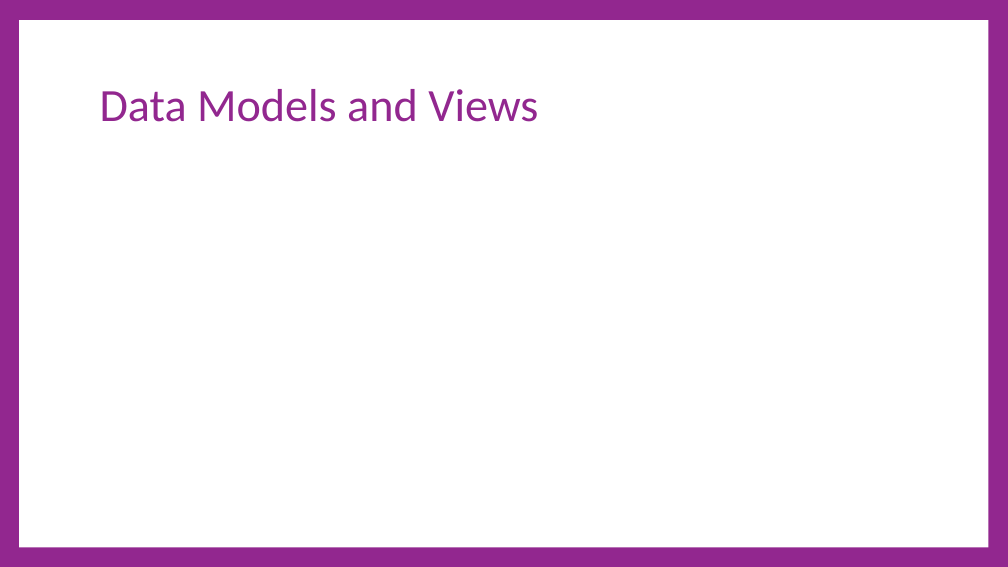
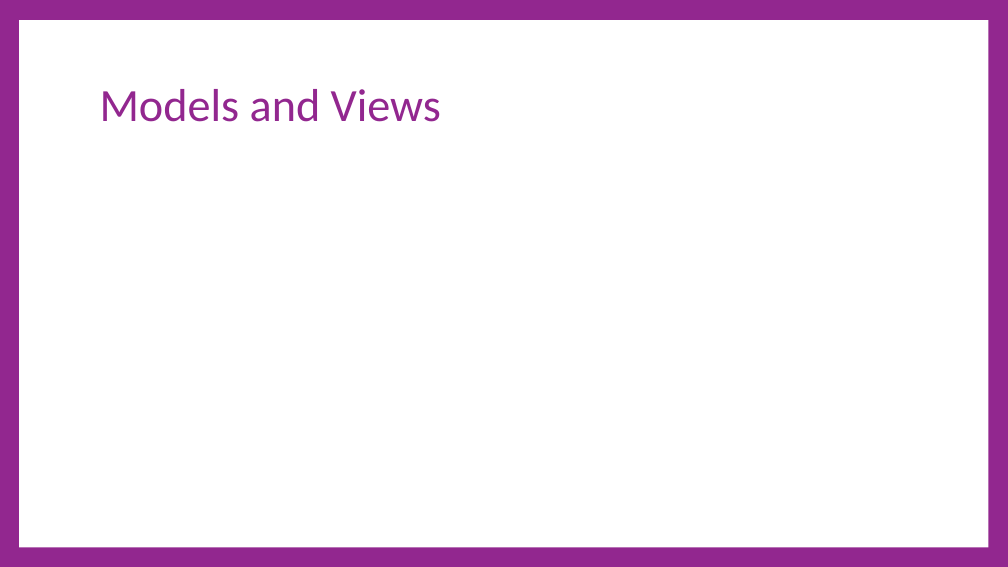
Before and after one commit to cdiggins/cs321, a slide deck: slide 12 of class-notes/cs321-winter-2023-lecture-17-architecture.pptx (slide 4 before the commit). Drawn at 1008x567 pixels with LibreOffice and Linux fonts; fonts in the diff are those of the drawing. Boxes give left, top, right and bottom in pixels: in the first picture for what was removed or moved away, otherwise in the second. Text is boxed around its words. In the diff, an @@ line names an element or a change of style, - is before the commit and + after.

```diff
--- a/class-notes/cs321-winter-2023-lecture-17-architecture.pptx
+++ b/class-notes/cs321-winter-2023-lecture-17-architecture.pptx
@@ title at [100,89,441,122]: text changed @@
-Data Models and Views
+Models and Views
```
Also in this commit, not shown: 6 other slides changed, 19 slides added, 10 slides removed, 1 other file.
